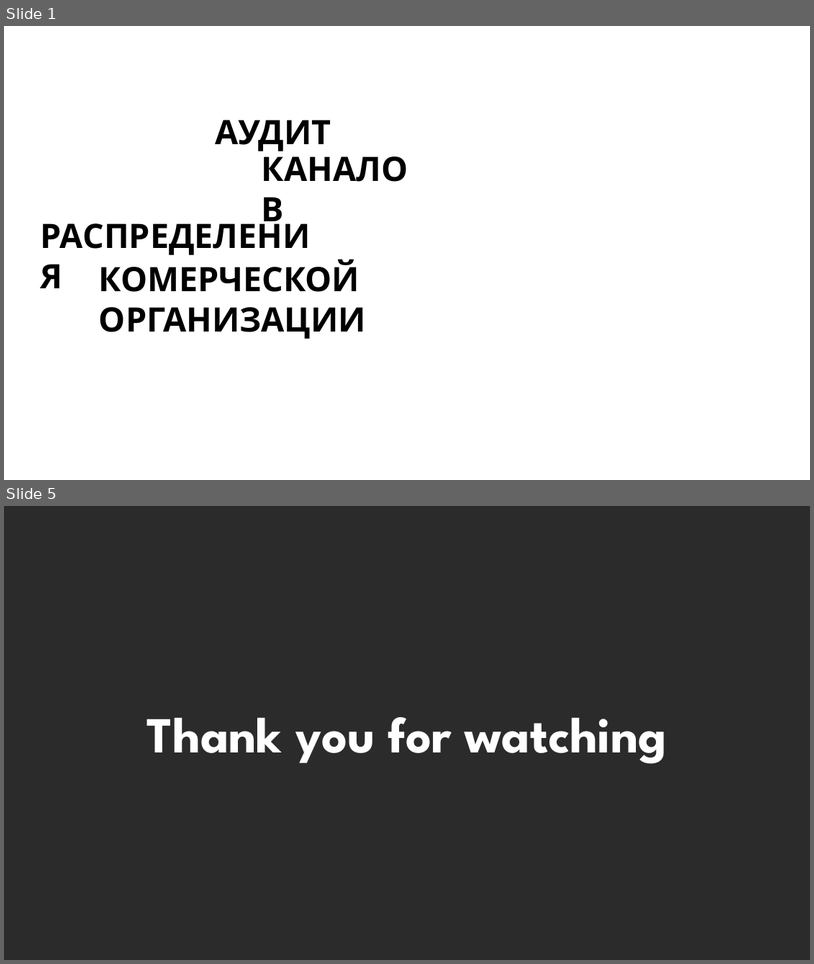
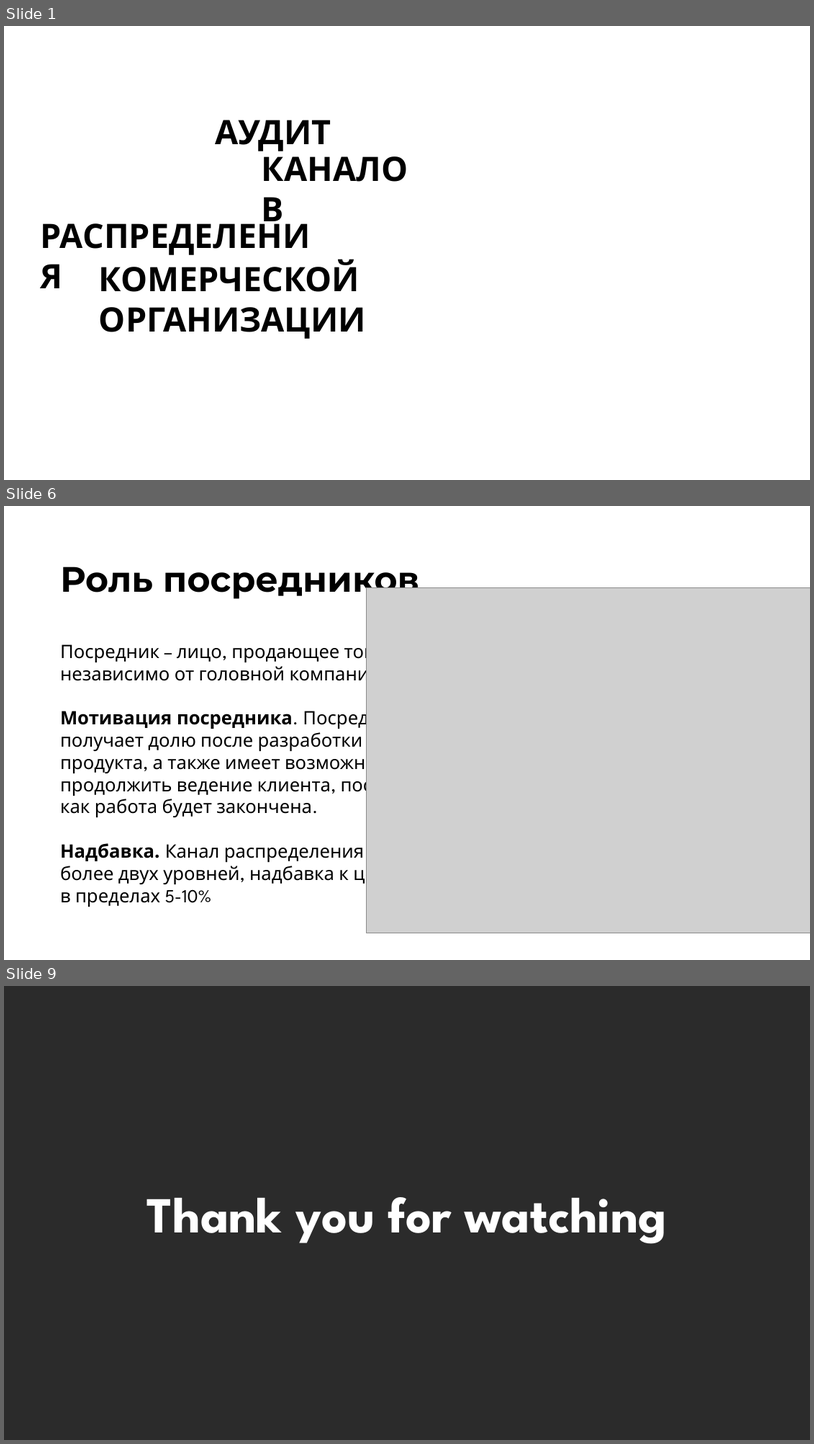
Before and after one commit to kharbacheuski/BSUIR_LABS, a slide deck: 5_term/МППиУ/SOFT_FX_PRES_5.pptx. Shown one above the other, each under a label of ours: slides 1 and 5 before the commit, slides 1, 6 and 9 after it; the slides between them are not shown. The pictures are 814x964 and 814x1444 pixels, drawn with LibreOffice and Linux fonts; fonts in the diff are those of the drawing; grey boxes stand for pictures; background and template pictures are left out; a plain dark background stands for a picture behind light text. Boxes give left, top, right and bottom in pixels: in the first picture for what was removed or moved away, otherwise in the second. Text is boxed around its words. In the diff, an @@ line names an element or a change of style, - is before the commit and + after.

```diff
--- a/5_term/МППиУ/SOFT_FX_PRES_5.pptx
+++ b/5_term/МППиУ/SOFT_FX_PRES_5.pptx
@@ slide 6 added at (x1=4, y1=506, x2=810, y2=960), background #FFFFFF @@
@@ title added at (x1=60, y1=566, x2=419, y2=600), 42 pt, text #000000, bold @@
+Роль посредников
@@ picture added at (x1=367, y1=587, x2=810, y2=933) @@
@@ text added at (x1=60, y1=641, x2=406, y2=906), 22 pt, text #000000 @@
+Посредник – лицо, продающее товар независимо от головной компании.
+Мотивация посредника. Посредник получает долю после разработки и продажи продукта, а также имеет возможность продолжить ведение клиента, после того, как работа будет закончена.
+Надбавка. Канал распределения имеет не более двух уровней, надбавка к цене лежит в пределах 5-10%
@@ what was slide 5 is now slide 9 @@
```
Also in this commit, not shown: 6 other slides added, 3 slides removed, 1 other file.
